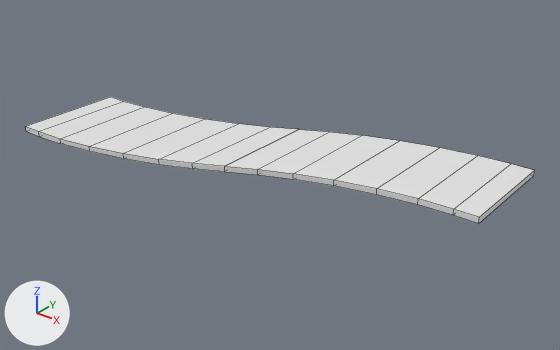
The FBX model Ludum dare/Assets/Graph/3D/Roads/SM_Road_Snake_Left.fbx as it was, and as the next commit left it.
The view is the same before and after, from a 50 mm camera at (19.3, -51.9, 26.9) aimed at (-18.6, -4.5, -2.5). Arrows for +X, +Y and +Z are at lower left; the lights stay in place. Mesh edges are drawn as thin lines.

Objects in the first picture: 'SM_Road_Snake_Left'.
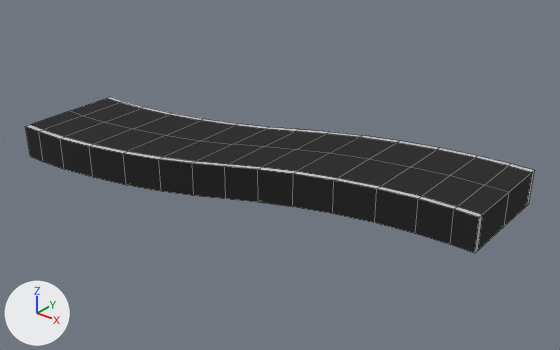
Commit message: Update roads

What the commit changed:
Picture 'Texture.png' (img_texture_png) is new.
Material 'MT_TurboPanda' (mat_mt_turbopanda) is new.
Its texture is img_texture_png.
Its roughness is 1.0.
me_cube_016 is used by ob_sm_road_snake_left; location (0.0, 0.0, 0.0).
me_cube_016 had 64 vertices, 58 faces and spanned x -40.0..0.0, y -15.0..5.0, z -0.5..0.0.
me_cube_016 now has 150 vertices, 148 faces and spans x -40.0..0.0, y -15.0..5.0, z -3.0..0.0.
Part 1, on me_cube_016:
6 vertices are removed from x -20.0, y -10.0..0.0, z -0.5..0.0.
34 faces are deleted.
28 vertices in x -40.0..0.0, y -15.0..5.0, z -0.5 move by (0.0, 0.0, -2.5).
29 new vertices lie (0.0, 0.5, 0.0) away from vertices in x -40.0..0.0, y -15.0..-5.0, z -0.5..0.0.
29 new vertices lie (0.0, 4.5, 0.0) away from vertices in x -40.0..0.0, y -14.5..-4.5, z -3.0..0.0.
29 new vertices lie (0.0, -0.5, 0.0) away from vertices in x -40.0..0.0, y -5.0..5.0, z -0.5..0.0.
5 new vertices lie (-2.5, -1.2, 0.0) away from vertices in x -17.5, y -8.8..1.2, z -3.0..-0.5.
124 new faces join them.
me_cube_016 part 2: 24 faces spanning x -40.0..0.0, y -15.0..5.0, z -3.0..0.0 switch from no material to mat_mt_turbopanda (picture img_texture_png).

Location of each change, [x1, y1, x2, y2] in pixels of the pictures (560 x 350 px):
'SM_Road_Snake_Left', reshaped (23% taller): before [25, 97, 535, 224]; after [25, 97, 535, 253]
part 1 of me_cube_016, built on: before [26, 97, 535, 223]; after [26, 97, 535, 253]
part 2 of me_cube_016, recoloured (grey to black): before [25, 126, 479, 224]; after [25, 126, 479, 253]
